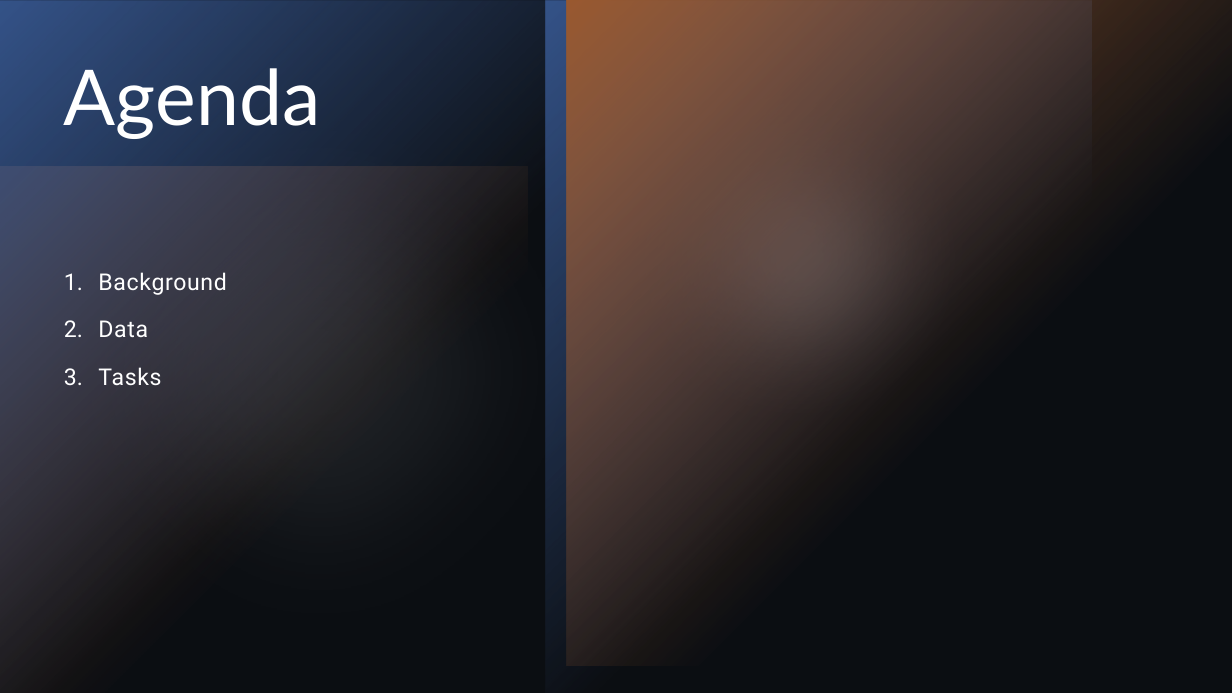
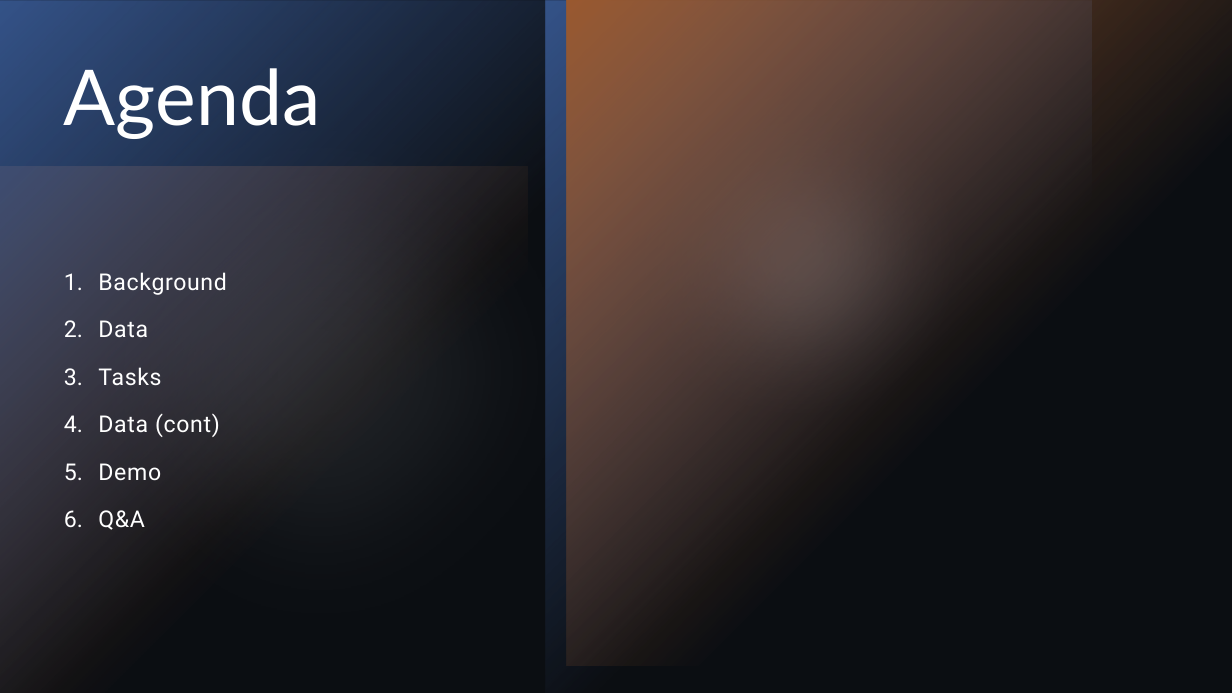
Before and after one commit to jkrizm/Project3, a slide deck: slide 2 of Analyzing Attributes of Songs by Decades.pptx. Drawn at 1232x693 pixels with LibreOffice and Linux fonts; fonts in the diff are those of the drawing. Boxes give left, top, right and bottom in pixels: in the first picture for what was removed or moved away, otherwise in the second. Text is boxed around its words. In the diff, an @@ line names an element or a change of style, - is before the commit and + after.

```diff
--- a/Analyzing Attributes of Songs by Decades.pptx
+++ b/Analyzing Attributes of Songs by Decades.pptx
@@ text at [98, 413, 220, 530]: paragraphs added @@
+4. Data (cont)
+5. Demo
+6. Q&A
```
Also in this commit, not shown: 1 other slide changed, 3 slides removed.
